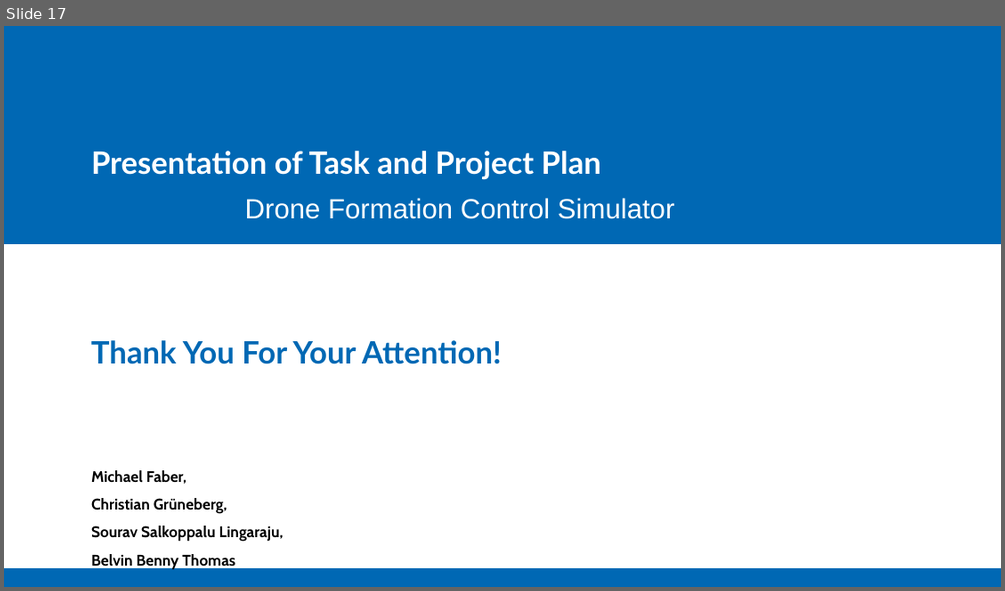
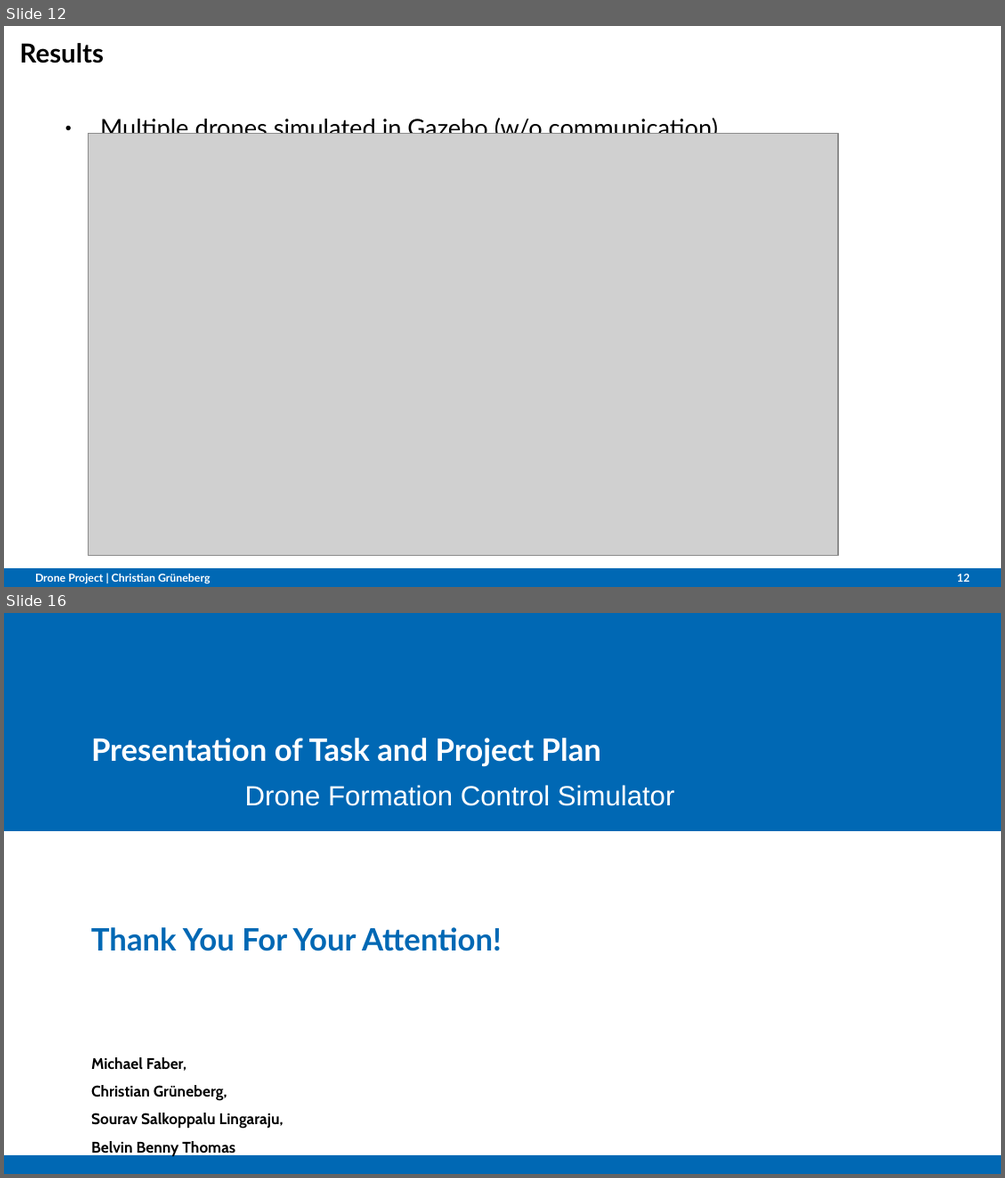
Before and after one commit to Belvin7/Drone_Project_personal-, a slide deck: AMS_Intermediate_Presentation.odp. Shown one above the other, each under a label of ours: slide 17 before the commit, slides 12 and 16 after it; the slides between them are not shown. The pictures are 1005x591 and 1005x1178 pixels, drawn with LibreOffice and Linux fonts; fonts in the diff are those of the drawing; grey boxes stand for pictures; background and template pictures are left out. Boxes give left, top, right and bottom in pixels: in the first picture for what was removed or moved away, otherwise in the second. Text is boxed around its words. In the diff, an @@ line names an element or a change of style, - is before the commit and + after.

```diff
--- a/AMS_Intermediate_Presentation.odp
+++ b/AMS_Intermediate_Presentation.odp
@@ slide 12 added at (4, 26, 1001, 587), background #FFFFFF; not listed: 1 template element that a slide beside it also shows @@
@@ title added at (20, 43, 104, 63), 18.9 pt, text #000000, bold @@
+Results
@@ text added at (100, 116, 718, 134), 17.5 pt, text #000000 @@
+● Multiple drones simulated in Gazebo (w/o communication)
@@ picture added at (89, 134, 838, 556) @@
@@ text added at (35, 573, 210, 584), 7.9 pt, text #FFFFFF, bold @@
+Drone Project | Christian Grüneberg
@@ page number added at (957, 573, 970, 581), 7.9 pt, text #FFFFFF, bold @@
+12
@@ what was slide 17 is now slide 16 @@
```
Also in this commit, not shown: 3 slides changed, 1 other slide added, 3 slides removed.
